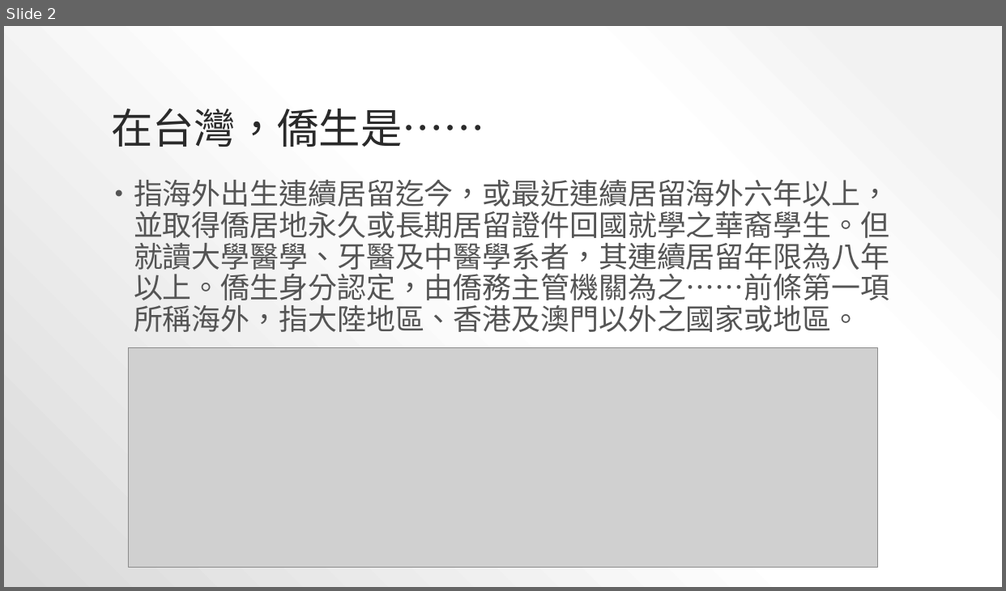
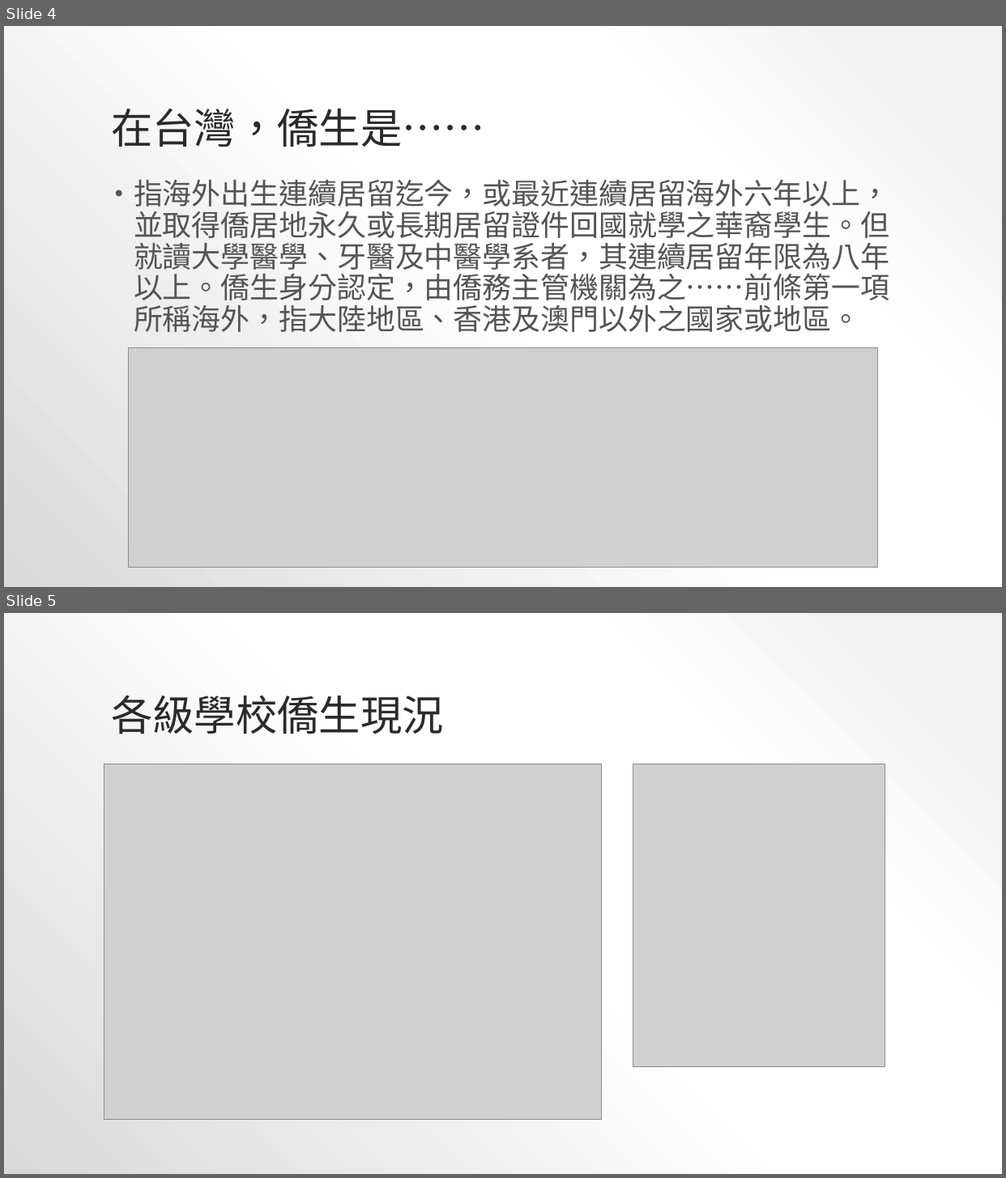
Before and after one commit to YeungSaoIan/CGUIM_BigData_FinalReport-B0344122, a slide deck: FinalReportPPT.pptx. Shown one above the other, each under a label of ours: slide 2 before the commit, slides 4 and 5 after it. The pictures are 1006x591 and 1006x1178 pixels, drawn with LibreOffice and Linux fonts; fonts in the diff are those of the drawing; grey boxes stand for pictures. Boxes give left, top, right and bottom in pixels: in the first picture for what was removed or moved away, otherwise in the second. Text is boxed around its words. In the diff, an @@ line names an element or a change of style, - is before the commit and + after.

```diff
--- a/FinalReportPPT.pptx
+++ b/FinalReportPPT.pptx
@@ slide 5 added at <box>4,613,1002,1174</box>, background gradient #F2F2F2 to #FFFFFF to #D9D9D9 @@
@@ title added at <box>111,695,443,735</box>, 40 pt, text #2A2A2A @@
+各級學校僑生現況
@@ picture added at <box>104,764,602,1120</box> @@
@@ picture added at <box>633,764,885,1067</box> @@
@@ what was slide 2 is now slide 4 @@
```
Also in this commit, not shown: 12 other slides added, 8 slides removed, 21 other files.
